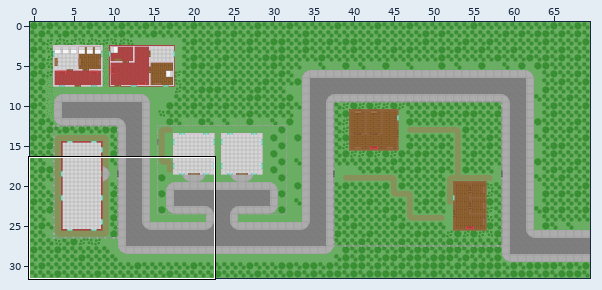
Two states of a Tiled map (JSON), maps/Map1.json. The first picture is a wide view before the edit; the outline marks the close-up.
Close-up. Before the edit:
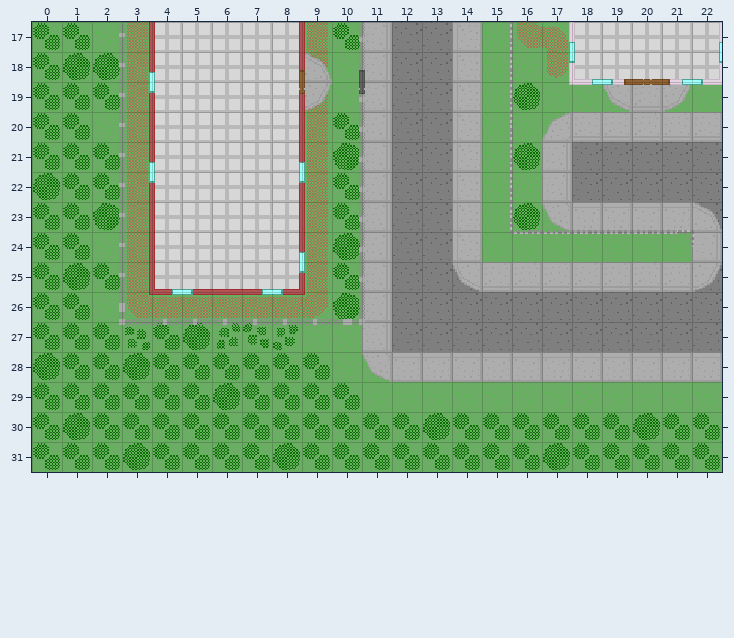
Cells are 20x20 px. Shown: x 0..22, y 17..31. The commit also changed other parts of the map, which this record leaves out.
After:
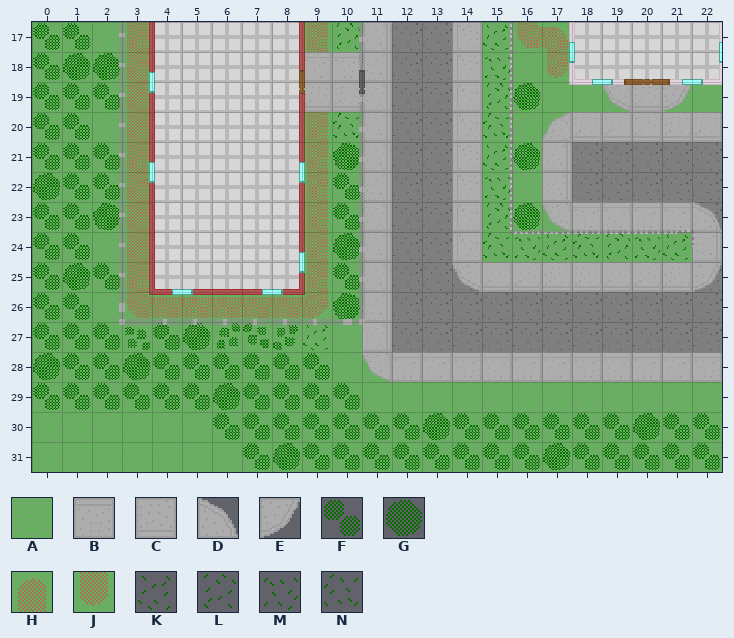
Key: from "TilesetGround": A 43 "Grass1", B 44 "Sidewalk1", C 44 turned 180 "Sidewalk1", D 45 "SidewalkCorner1", E 45 turned 90 "SidewalkCorner1", F 48 "Vegetation1", G 57 "Vegetation2", H 97 "TrailEnd1", J 97 turned 180 "TrailEnd1", K 108 "Vegetation4", L 108 turned 180 "Vegetation4", M 108 turned 270 "Vegetation4", N 108 turned 90 "Vegetation4".
_ is an empty cell.
Change:
Layer "FloorGround/Ground":
y 18: x 9..10 JA -> BB
y 19: x 9..10 HA -> CC
Layer "FloorGround/GroundDetail":
y 17: x 10 F -> L; x 15 _ -> K
y 18: x 9 D -> _; x 15 _ -> M
y 19: x 9 E -> _; x 15 _ -> L
y 20: x 10 F -> N; x 15 _ -> N
y 21: x 15 _ -> K
y 22: x 15 _ -> M
y 23: x 15 _ -> L
y 24: x 15..21 _______ -> NMKNLMK
y 27: x 9 _ -> K
y 30: x 0..5 FGFFFF -> ______
y 31: x 0..6 FFFGFFF -> _______
Changed places in both close-ups, as pixel boxes (x1, y1, x2, y2):
changed: (305, 23, 362, 140)
added: (483, 25, 688, 260)
added: (303, 325, 328, 350)
removed: (33, 413, 240, 470)
